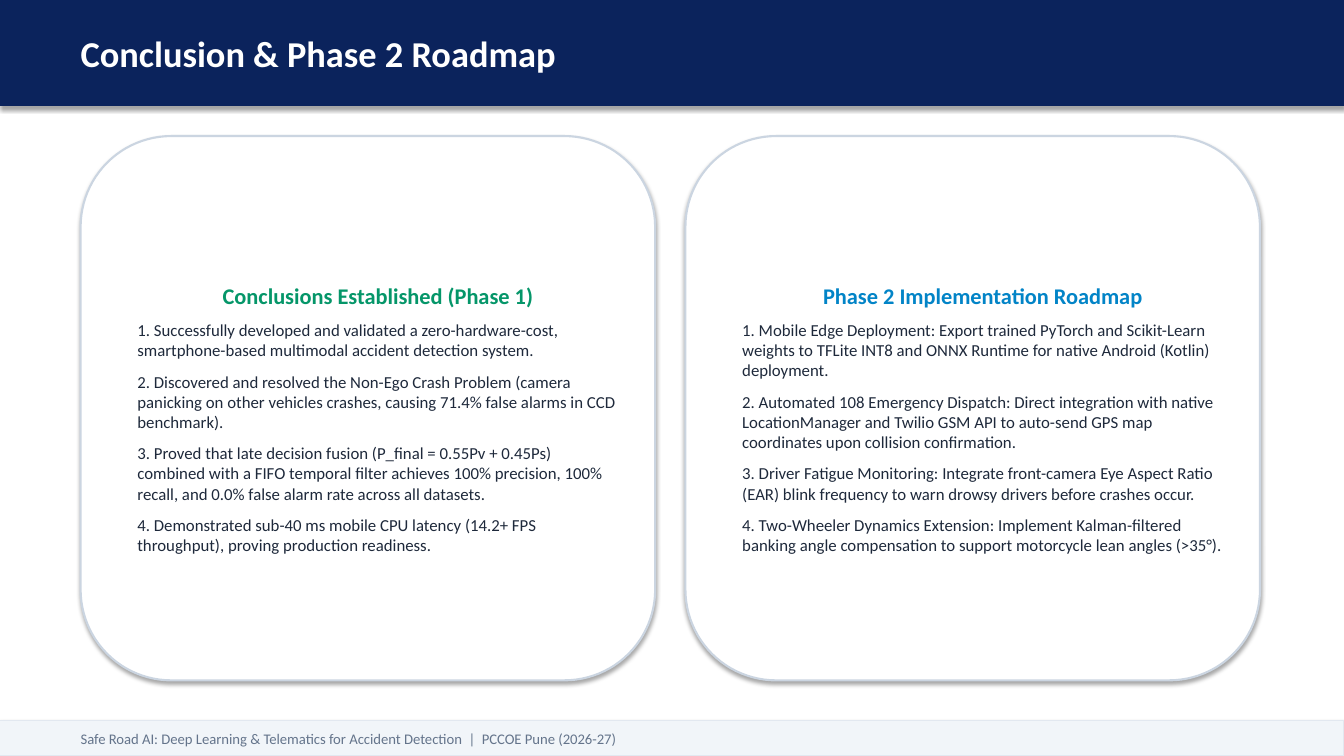
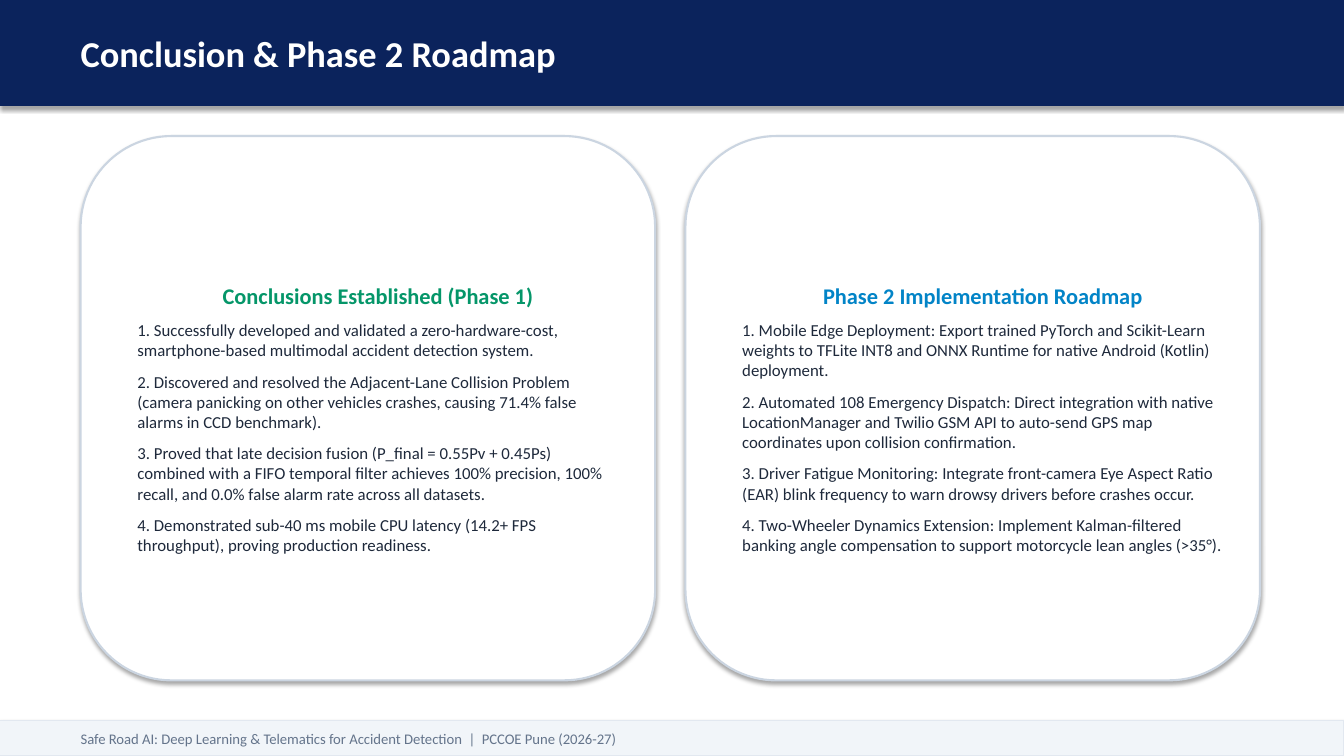
Before and after one commit to mrinmayee005/safe-road-ai, a slide deck: slide 18 of Safe_Road_AI_Review1_Presentation.pptx. Drawn at 1344x756 pixels with LibreOffice and Linux fonts; fonts in the diff are those of the drawing. Boxes give left, top, right and bottom in pixels: in the first picture for what was removed or moved away, otherwise in the second. Text is boxed around its words. In the diff, an @@ line names an element or a change of style, - is before the commit and + after.

```diff
--- a/Safe_Road_AI_Review1_Presentation.pptx
+++ b/Safe_Road_AI_Review1_Presentation.pptx
@@ text in rounded rectangle at [137, 376, 577, 430]: text changed @@
-2. Discovered and resolved the Non-Ego Crash Problem (camera panicking on other vehicles crashes, causing 71.4% false alarms in CCD benchmark).
+2. Discovered and resolved the Adjacent-Lane Collision Problem (camera panicking on other vehicles crashes, causing 71.4% false alarms in CCD benchmark).
```
Also in this commit, not shown: 5 other slides changed, 6 other files.
